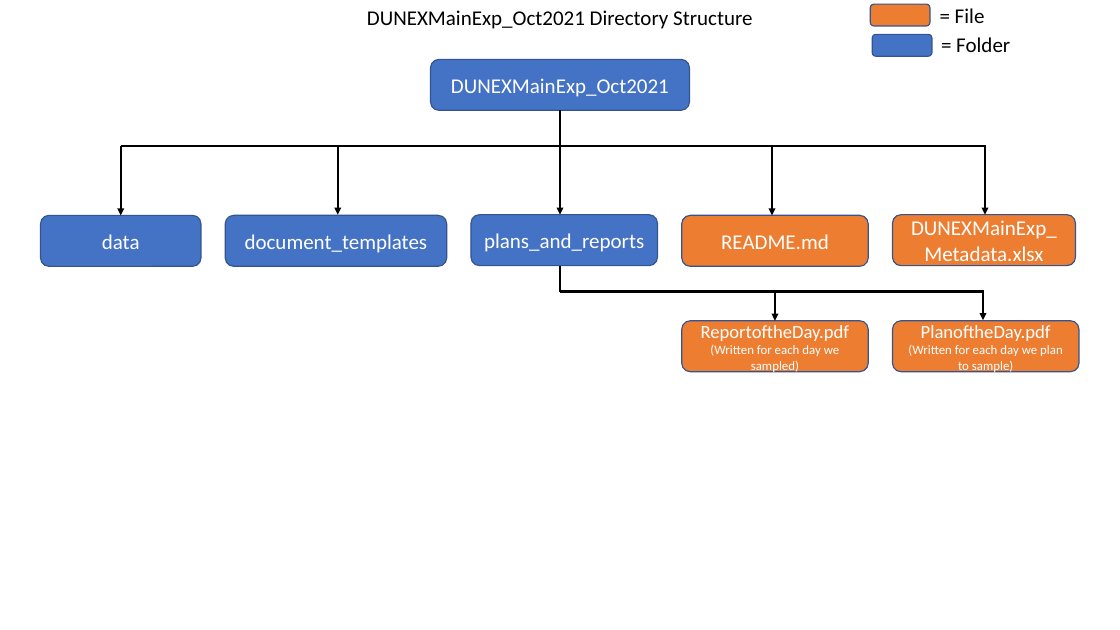
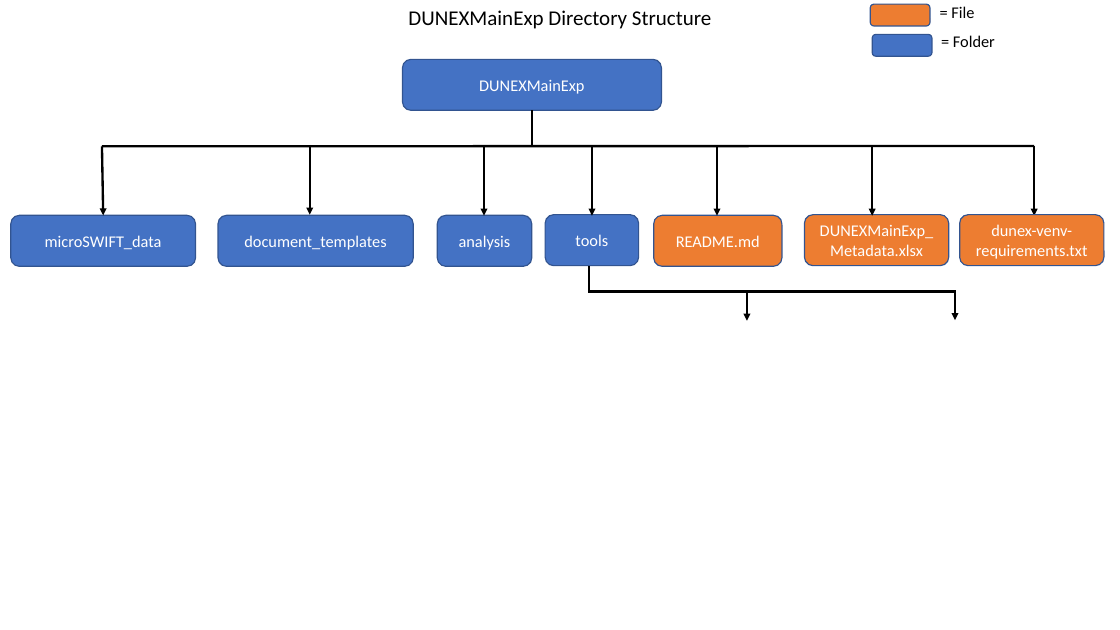
Before and after one commit to SASlabgroup/DUNEXMainExp, a slide deck: slide 2 of DUNEX-Notes.pptx (slide 1 before the commit). Drawn at 1120x630 pixels with LibreOffice and Linux fonts; fonts in the diff are those of the drawing. Boxes give left, top, right and bottom in pixels: in the first picture for what was removed or moved away, otherwise in the second. Text is boxed around its words. In the diff, an @@ line names an element or a change of style, - is before the commit and + after.

```diff
--- a/DUNEX-Notes.pptx
+++ b/DUNEX-Notes.pptx
@@ text at bbox=[408, 10, 711, 29]: text changed @@
-DUNEXMainExp_Oct2021 Directory Structure
+DUNEXMainExp Directory Structure
@@ 3 arrows, 1 line, 1 rounded rectangle: place and size @@
-3 arrows, 1 line, 1 rounded rectangle at bbox=[338, 60, 983, 321]
+3 arrows, 1 line, 1 rounded rectangle at bbox=[310, 60, 955, 321]
@@ text in rounded rectangle at bbox=[479, 80, 584, 94]: text changed; size 18 to 14 pt @@
-DUNEXMainExp_Oct2021
+DUNEXMainExp
@@ arrow moved from (121, 145) - (121, 215) to (102, 146) - (103, 215) @@
@@ line moved from (121, 146) - (986, 146) to (102, 146) - (1034, 146) @@
@@ arrow added from (484, 146) to (484, 216), #000000 2 pt @@
@@ arrow moved from (560, 145) - (560, 215) to (592, 146) - (592, 216) @@
@@ arrow moved from (772, 145) - (772, 215) to (718, 146) - (718, 216) @@
@@ arrow moved from (986, 145) - (986, 215) to (872, 146) - (872, 216) @@
@@ arrow added from (1034, 146) to (1034, 216), #000000 2 pt @@
@@ rounded rectangle "microSWIFT_data": place and size @@
-rounded rectangle "microSWIFT_data" at bbox=[40, 215, 201, 266]
+rounded rectangle "microSWIFT_data" at bbox=[11, 215, 196, 266]
@@ text in rounded rectangle at bbox=[45, 235, 162, 249]: text changed; size 18 to 14 pt @@
-data
+microSWIFT_data
@@ rounded rectangle "document_templates": place and size @@
-rounded rectangle "document_templates" at bbox=[225, 215, 447, 266]
+rounded rectangle "document_templates" at bbox=[218, 215, 413, 266]
@@ rounded rectangle added at bbox=[438, 215, 532, 266], fill #4472C4, outline #325491 1 pt, 14 pt, text #FFFFFF @@
+analysis
@@ rounded rectangle "tools": place and size @@
-rounded rectangle "tools" at bbox=[471, 215, 658, 266]
+rounded rectangle "tools" at bbox=[545, 215, 639, 266]
@@ text in rounded rectangle at bbox=[575, 234, 608, 246]: text changed; size 18 to 14 pt @@
-plans_and_reports
+tools
@@ rounded rectangle "README.md": place and size @@
-rounded rectangle "README.md" at bbox=[682, 215, 869, 266]
+rounded rectangle "README.md" at bbox=[654, 215, 782, 266]
@@ size 18 to 14 pt in 5 elements at bbox=[218, 215, 413, 266], bbox=[951, 6, 974, 18], bbox=[953, 35, 995, 47], bbox=[654, 215, 782, 266], bbox=[805, 215, 949, 266] @@
@@ rounded rectangle "DUNEXMainExp_Metadata.xlsx": place and size @@
-rounded rectangle "DUNEXMainExp_Metadata.xlsx" at bbox=[893, 215, 1076, 266]
+rounded rectangle "DUNEXMainExp_Metadata.xlsx" at bbox=[805, 215, 949, 266]
@@ rounded rectangle added at bbox=[960, 215, 1105, 266], fill #ED7D31, outline #325491 1 pt, 14 pt, text #FFFFFF @@
+dunex-venv-requirements.txt
@@ line moved from (560, 266) - (560, 292) to (589, 266) - (589, 292) @@
@@ line moved from (560, 292) - (984, 292) to (589, 292) - (956, 292) @@
@@ rounded rectangle removed at bbox=[682, 321, 869, 372] @@
-ReportoftheDay.pdf
-(Written for each day we sampled)
@@ rounded rectangle removed at bbox=[893, 321, 1080, 372] @@
-PlanoftheDay.pdf
-(Written for each day we plan to sample)
```
Also in this commit, not shown: 1 slide added, 4 other files.
